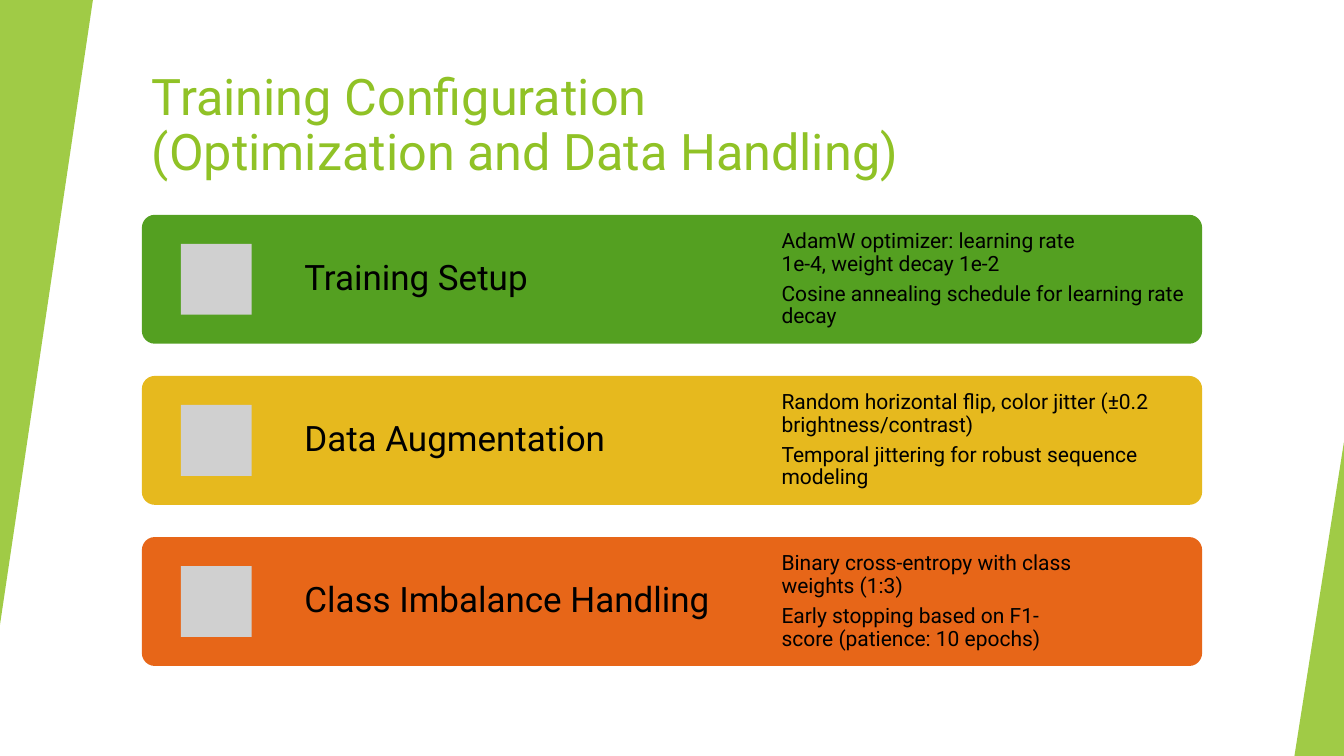
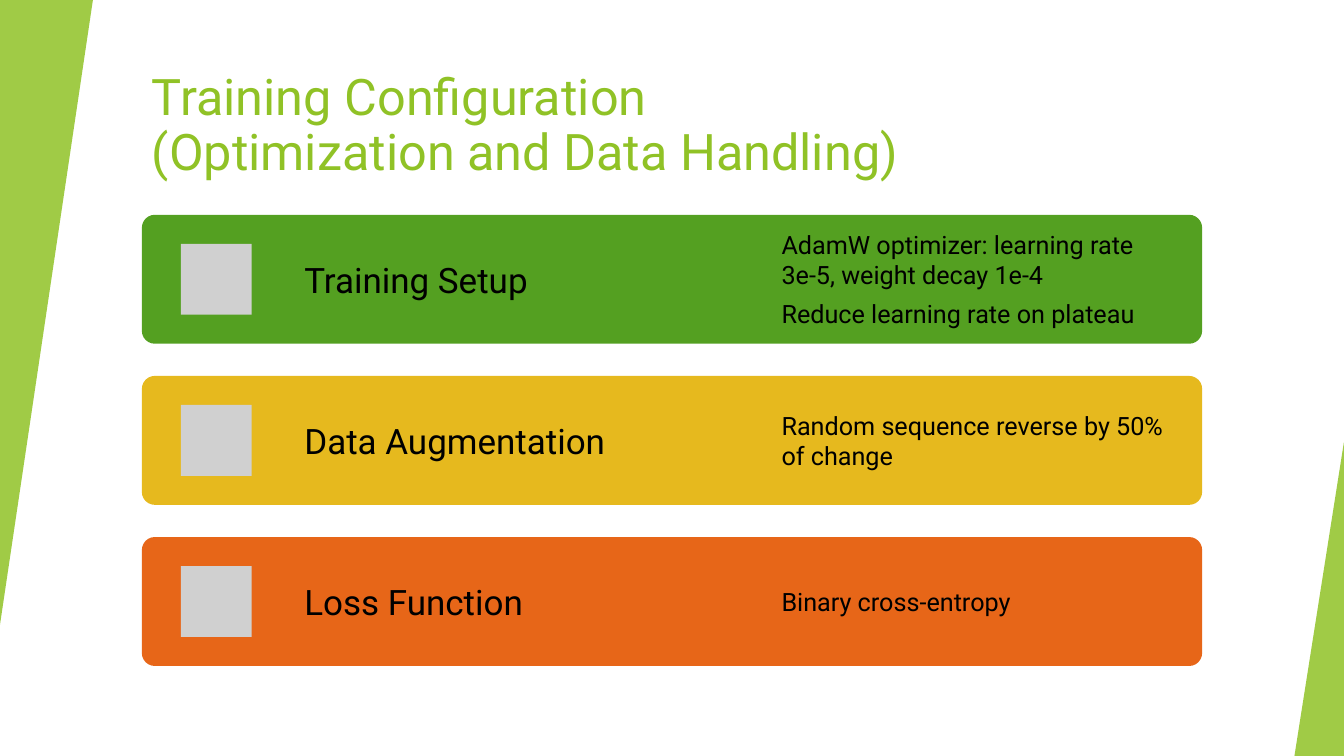
Before and after one commit to photoepilepsy/photoepilepsy.github.io, a slide deck: slide 12 of Presentation.pptx. Drawn at 1344x756 pixels with LibreOffice and Linux fonts; fonts in the diff are those of the drawing; grey boxes stand for pictures. Boxes give left, top, right and bottom in pixels: in the first picture for what was removed or moved away, otherwise in the second. Text is boxed around its words. In the diff, an @@ line names an element or a change of style, - is before the commit and + after.

```diff
--- a/Presentation.pptx
+++ b/Presentation.pptx
@@ text "Training Setup" at (x1=304, y1=268, x2=528, y2=301): line spacing 0.9 to 1 @@
@@ text at (x1=782, y1=235, x2=1134, y2=328): text changed; size 15 to 18 pt @@
-AdamW optimizer: learning rate 1e-4, weight decay 1e-2
-Cosine annealing schedule for learning rate decay
+AdamW optimizer: learning rate 3e-5, weight decay 1e-4
+Reduce learning rate on plateau
@@ text "Data Augmentation" at (x1=304, y1=428, x2=605, y2=462): line spacing 0.9 to 1 @@
@@ text at (x1=782, y1=416, x2=1163, y2=471): text changed; size 15 to 18 pt @@
-Random horizontal flip, color jitter (±0.2 brightness/contrast)
-Temporal jittering for robust sequence modeling
+Random sequence reverse by 50% of change
@@ text at (x1=304, y1=590, x2=523, y2=616): text changed @@
-Class Imbalance Handling
+Loss Function
@@ text at (x1=782, y1=593, x2=1011, y2=617): text changed; size 15 to 18 pt @@
-Binary cross-entropy with class weights (1:3)
-Early stopping based on F1-score (patience: 10 epochs)
+Binary cross-entropy
```
Also in this commit, not shown: 2 other slides changed.
